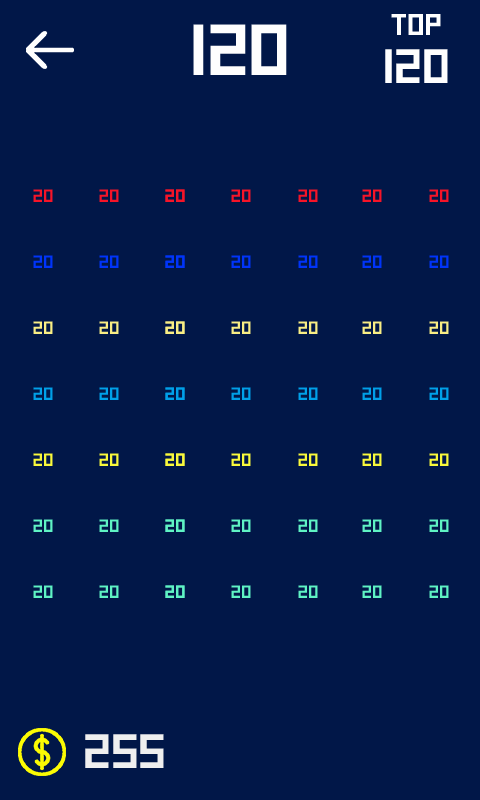
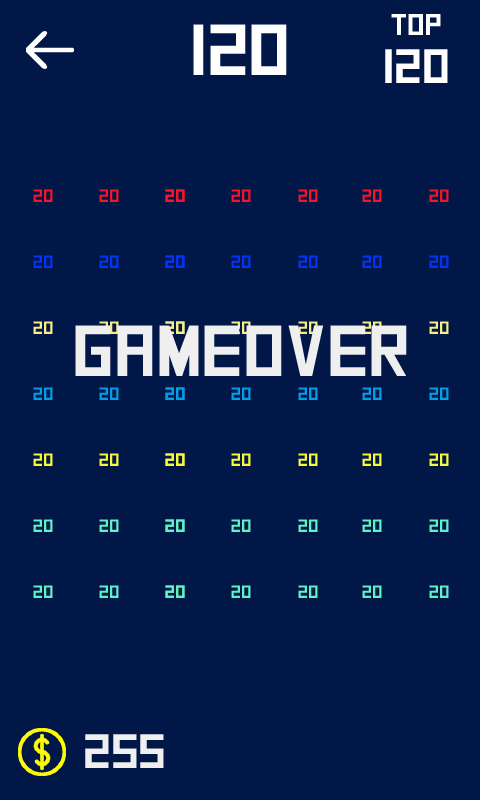
Before/after of a 480 × 800 layered artwork. What changed in the layer stack:
added layer "GameOver" above "矩形 4" over [75, 325, 407, 376]
